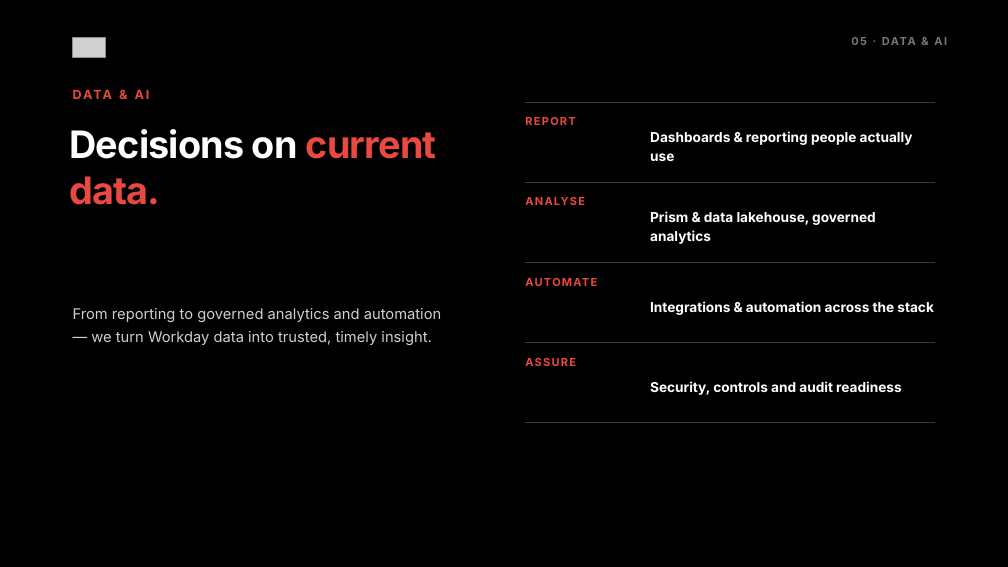
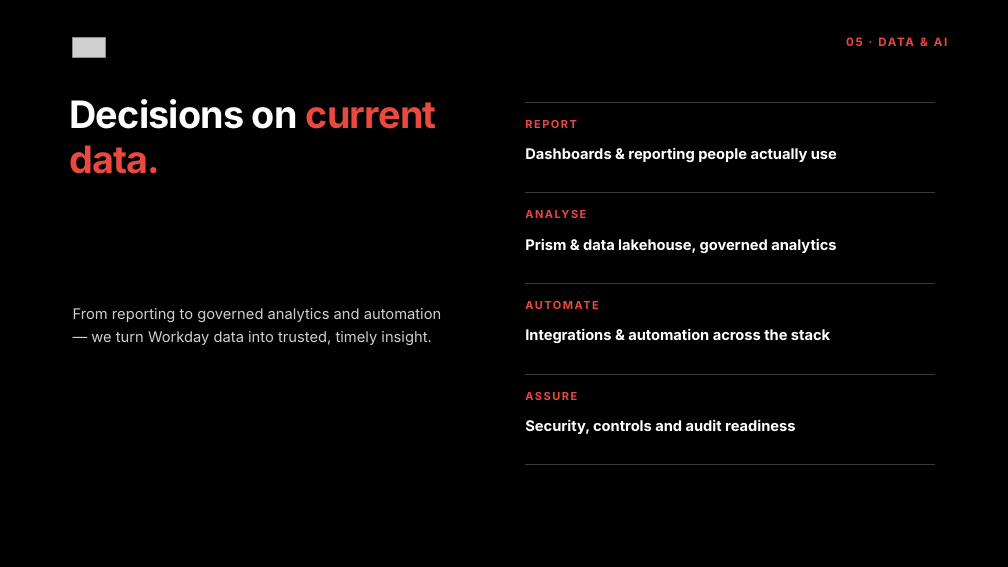
Before and after one commit to danielzrno/claude, a slide deck: slide 7 of design-system/samples/Mivada_Company_Overview.pptx (slide 6 before the commit). Drawn at 1008x567 pixels with LibreOffice and Linux fonts; fonts in the diff are those of the drawing; grey boxes stand for pictures. Boxes give left, top, right and bottom in pixels: in the first picture for what was removed or moved away, otherwise in the second. Text is boxed around its words. In the diff, an @@ line names an element or a change of style, - is before the commit and + after.

```diff
--- a/design-system/samples/Mivada_Company_Overview.pptx
+++ b/design-system/samples/Mivada_Company_Overview.pptx
@@ text "05 · DATA & AI" at [878, 37, 914, 46]: size 10.5 to 11 pt, text colour #777777 to #EA493F @@
@@ text removed at [73, 87, 488, 113] @@
-DATA & AI
@@ text "Decisions on current data.": place and size @@
-text "Decisions on current data." at [70, 129, 437, 205]
+text "Decisions on current data." at [70, 99, 437, 174]
@@ text "Dashboards & reporting people actually ...": place and size @@
-text "Dashboards & reporting people actually ..." at [650, 131, 913, 161]
+text "Dashboards & reporting people actually ..." at [525, 148, 837, 162]
@@ elbow line moved from (526, 182) - (935, 182) to (526, 193) - (935, 193) @@
@@ letter spacing 1.3 to 1.5 pt; line spacing 1.05 to 1 in 4 elements at [526, 299, 935, 323], [525, 392, 577, 400], [525, 120, 577, 128], [526, 208, 935, 232] @@
@@ text "ANALYSE": place and size @@
-text "ANALYSE" at [526, 194, 643, 255]
+text "ANALYSE" at [526, 208, 935, 232]
@@ text "Prism & data lakehouse, governed ...": place and size @@
-text "Prism & data lakehouse, governed ..." at [650, 211, 876, 244]
+text "Prism & data lakehouse, governed ..." at [525, 238, 836, 253]
@@ elbow line moved from (526, 262) - (935, 262) to (526, 284) - (935, 284) @@
@@ text "AUTOMATE": place and size @@
-text "AUTOMATE" at [526, 274, 643, 335]
+text "AUTOMATE" at [526, 299, 935, 323]
@@ text "Integrations & automation across the ...": place and size @@
-text "Integrations & automation across the ..." at [650, 301, 934, 315]
+text "Integrations & automation across the ..." at [525, 329, 830, 343]
@@ text "ASSURE": place and size @@
-text "ASSURE" at [526, 355, 643, 415]
+text "ASSURE" at [525, 392, 577, 400]
@@ elbow line moved from (526, 343) - (935, 343) to (526, 374) - (935, 374) @@
@@ size 13 to 14 pt, letter spacing 0 to -0.1 pt; line spacing 1.18 to 1.1; vertical alignment middle to top in 4 elements at [525, 148, 837, 162], [525, 238, 836, 253], [525, 329, 830, 343], [525, 420, 795, 434] @@
@@ text "Security, controls and audit readiness": place and size @@
-text "Security, controls and audit readiness" at [650, 381, 902, 395]
+text "Security, controls and audit readiness" at [525, 420, 795, 434]
@@ elbow line moved from (526, 423) - (935, 423) to (526, 465) - (935, 465) @@
```
Also in this commit, not shown: 6 other slides changed, 1 slide added, 6 other files.
